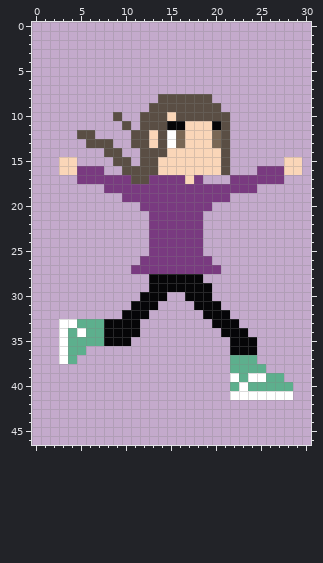
Pixel-art sprite, stored at Assets/Player/Player Art/Jump/Malika Jump6.png. The picture above is the old version.
The file is 31x47 pixels. The old version is drawn lined up with the new one.
Once edited:
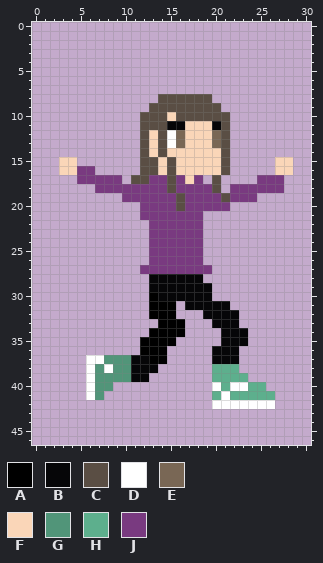
Palette (. is transparent): A #000000  B #060608  C #5a4e44  D #ffffff  E #796755  F #fad6b8  G #519579  H #5daf8d  J #793a80
Message: Jump Anim Only Rises
Edits made:
whole drawing moved by +1,-3 (the old picture is shown already moved)
y 10: x 9 C -> .
y 11: x 10 C -> .
y 12: x 5..6 CC -> ..; x 11 C -> .
y 13: x 6..8 CCC -> ...; x 11 C -> .
y 14: x 8..9 CC -> ..; x 13 C -> F
y 15: x 9..10 CC -> ..; x 15 F -> C; x 27 . -> F; x 29 F -> .
y 16: x 7 J -> .; x 10..11 CC -> ..; x 15 F -> C; x 25..27 JJJ -> ..F; x 29 F -> .
y 17: x 10 J -> .; x 15 J -> C; x 20 . -> C; x 22..24 JJJ -> ...
y 18: x 7 . -> J; x 15 J -> C; x 20..21 JJ -> C.; x 25..27 ... -> JJJ
y 19: x 16 J -> C; x 21..24 J... -> CJJJ
y 20: x 16 J -> C; x 20..21 .. -> JJ
y 21: x 12 . -> J
y 26: x 12 J -> .; x 19 J -> .
y 27: x 11 J -> .; x 20 J -> .
y 30: x 12..13 BB -> .A; x 15..16 .. -> BB
y 31: x 11..15 BBB.. -> ..AAA; x 17 . -> B; x 21 . -> B
y 32: x 10..15 BBB... -> ...AAA; x 22 . -> B
y 33: x 3..11 DDHHHBBBB -> .........; x 14..16 ... -> AAA
y 34: x 3..11 DHDHHBBBB -> .........; x 13..16 .... -> AAAA
y 35: x 3..10 DHHHHBBB -> ........; x 12..15 .... -> AAAA; x 21 . -> B; x 24 B -> .
y 36: x 3..5 DHH -> ...; x 12..14 ... -> AAA; x 20..21 .. -> BB; x 23..24 BB -> ..
y 37: x 3..4 DH -> ..; x 6..14 ......... -> DDGGGBBAA; x 20..24 ..HHH -> BBB..
y 38: x 6..13 ........ -> DGDGGBBB; x 20..21 .. -> HH; x 23..25 HHH -> ...
y 39: x 6..12 ....... -> DGGGGBB; x 20..22 ..D -> HHH; x 24..27 DDHH -> ....
y 40: x 6..8 ... -> DGG; x 20..22 ..H -> DHD; x 26..28 HHH -> ...
y 41: x 6..7 .. -> DG; x 20..28 ..DDDDDDD -> HDHHHHH..
y 42: x 20..26 ....... -> DDDDDDD
